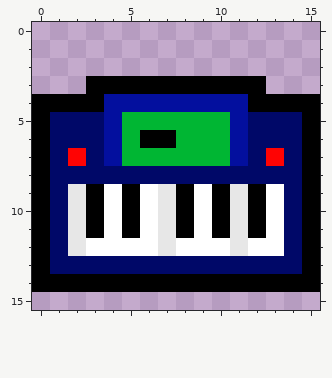
Pixel-art sprite: assets/icons/techno.png. This is how it looked before the edit.
The file is 16x16 pixels. Colours within 5 levels of each other are drawn and written as one.
New version:
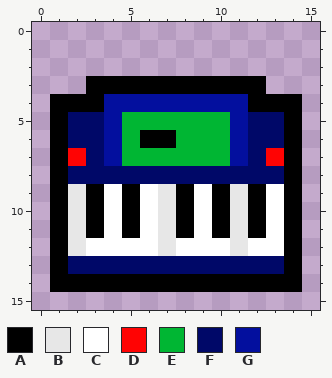
Palette (. is transparent): A #000000  B #e7e7e7  C #ffffff  D #ff0303  E #00b633  F #000868  G #030f9e
From old to new:
Changed rows in their new state; - is an unchanged pixel.
first column x 0:
 4 .--------------.
 5 .A------------A.
 6 .A------------A.
 7 .A------------A.
 8 .A------------A.
 9 .A------------A.
10 .A------------A.
11 .A------------A.
12 .A------------A.
13 .A------------A.
14 .--------------.
